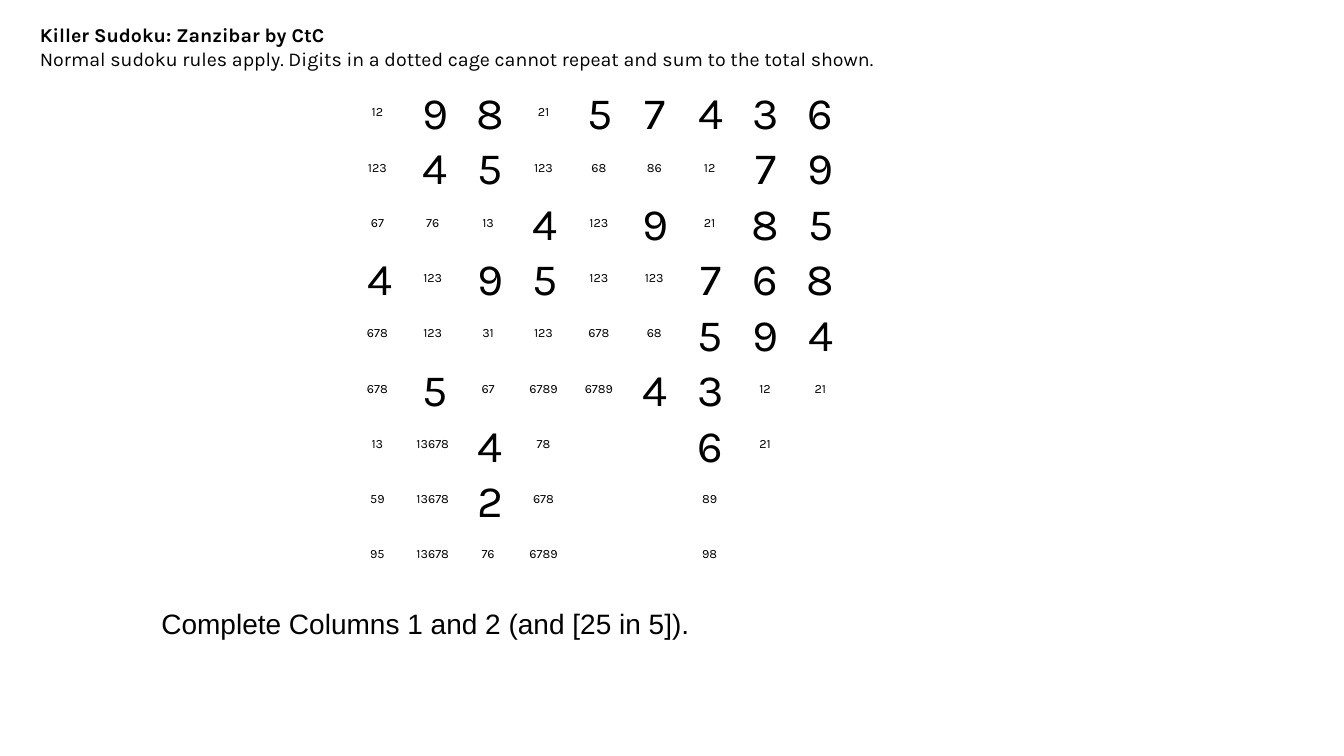
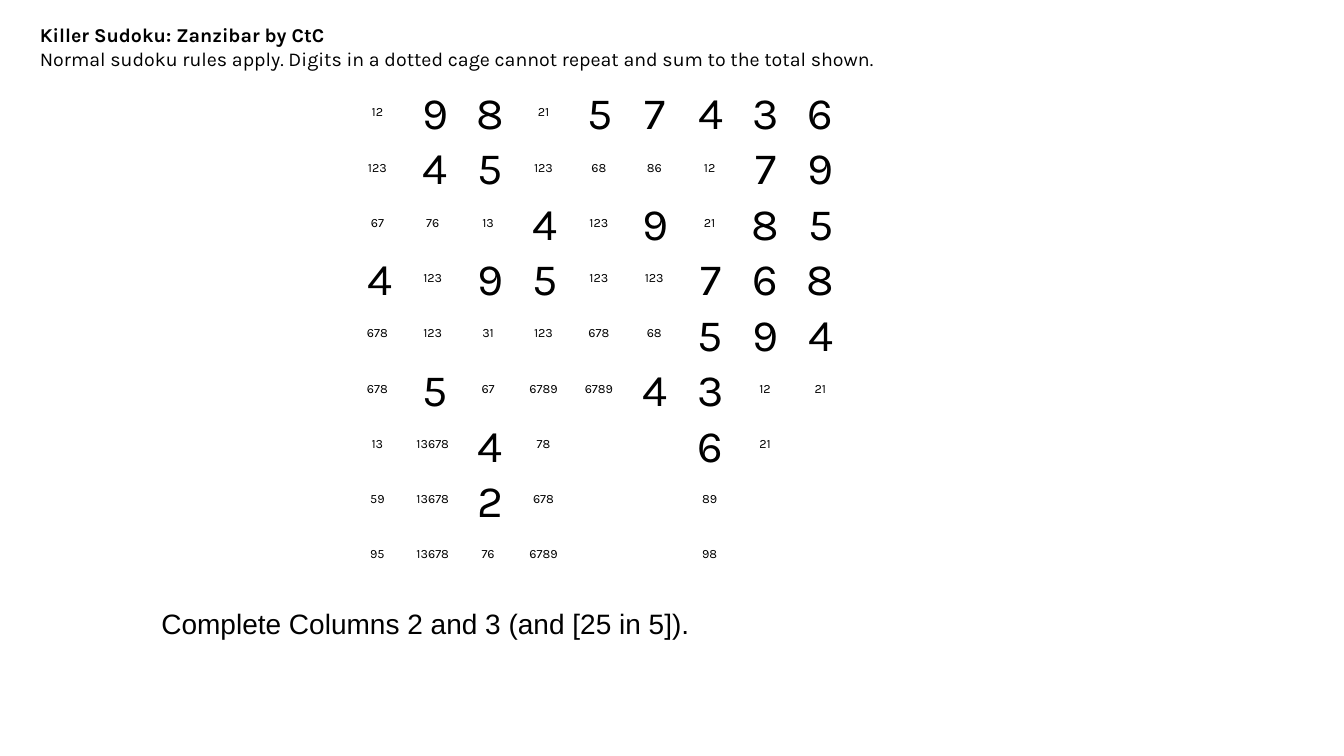
Before and after one commit to jhardis/WSJ_Number_Puzzles, a slide deck: slide 46 of 20261010_1.pptx. Drawn at 1344x756 pixels with LibreOffice and Linux fonts; fonts in the diff are those of the drawing; background and template pictures are left out. Boxes give left, top, right and bottom in pixels: in the first picture for what was removed or moved away, otherwise in the second. Text is boxed around its words. In the diff, an @@ line names an element or a change of style, - is before the commit and + after.

```diff
--- a/20261010_1.pptx
+++ b/20261010_1.pptx
@@ text at bbox=[161, 613, 689, 639]: text changed @@
-Complete Columns 1 and 2 (and [25 in 5]).
+Complete Columns 2 and 3 (and [25 in 5]).
```
Also in this commit, not shown: 13 other slides changed, 3 slides added, 1 slide removed.
